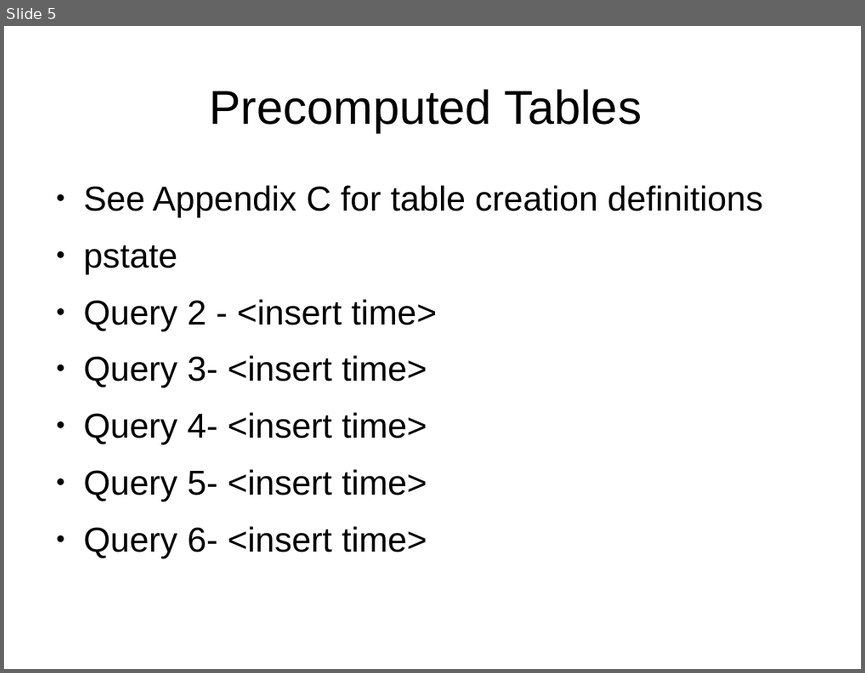
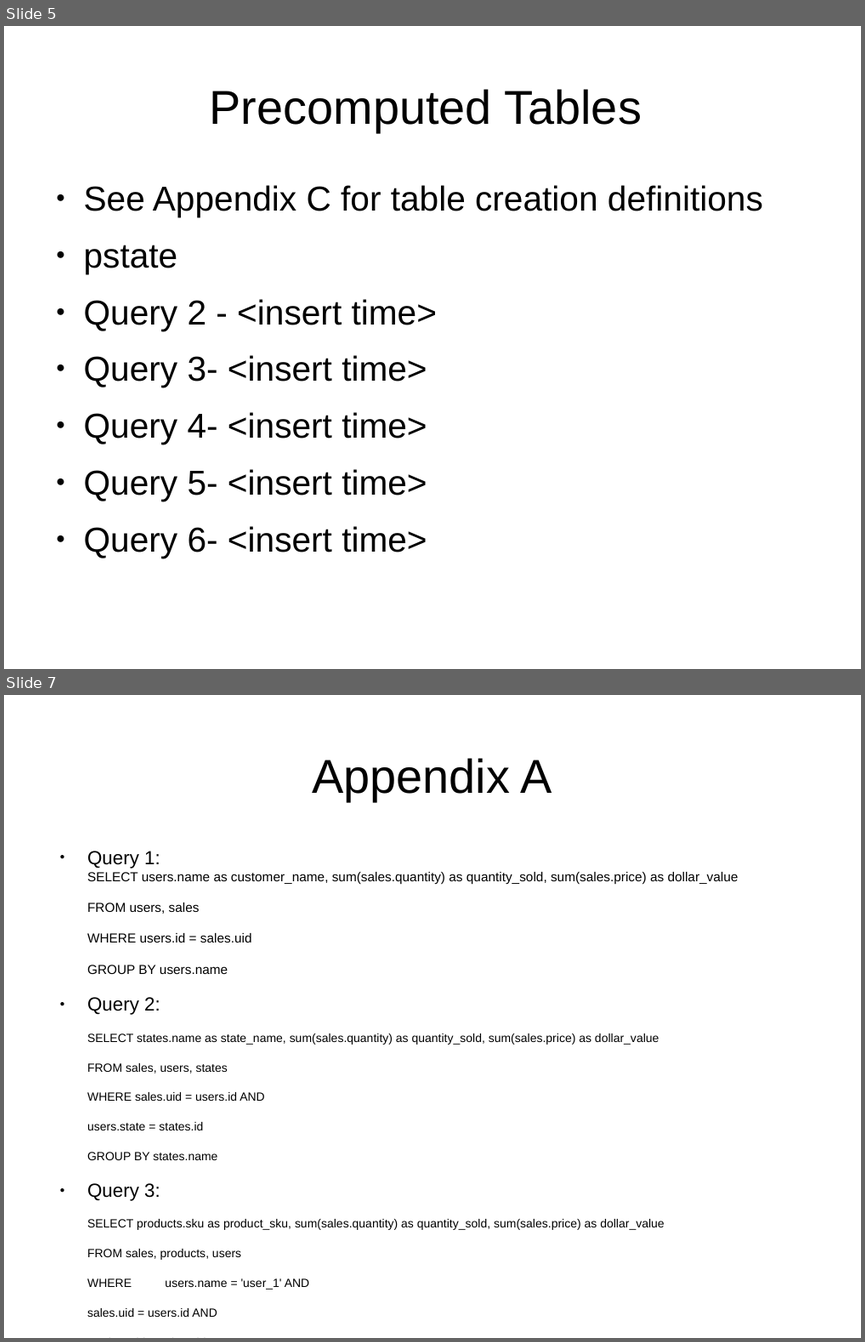
Before and after one commit to afcarl/dse201_final, a slide deck: dse201_final_report.odp. Shown one above the other, each under a label of ours: slide 5 before the commit, slides 5 and 7 after it; the slides between them are not shown. The pictures are 865x673 and 865x1342 pixels, drawn with LibreOffice and Linux fonts; fonts in the diff are those of the drawing. Boxes give left, top, right and bottom in pixels: in the first picture for what was removed or moved away, otherwise in the second. Text is boxed around its words. In the diff, an @@ line names an element or a change of style, - is before the commit and + after.

```diff
--- a/dse201_final_report.odp
+++ b/dse201_final_report.odp
@@ slide 7 added at [4,695,861,1338], background #FFFFFF @@
@@ title added at [312,758,552,801], 44 pt, text #000000 @@
+Appendix A
@@ text added at [87,851,738,1289], 11 pt, text #000000 @@
+● Query 1:
+  SELECT users.name as customer_name, sum(sales.quantity) as quantity_sold, sum(sales.price) as dollar_value
+FROM users, sales
+WHERE users.id = sales.uid
+GROUP BY users.name
+● Query 2:
+SELECT states.name as state_name, sum(sales.quantity) as quantity_sold, sum(sales.price) as dollar_value
+FROM sales, users, states
+WHERE sales.uid = users.id AND
+users.state = states.id
+GROUP BY states.name
+● Query 3:
+SELECT products.sku as product_sku, sum(sales.quantity) as quantity_sold, sum(sales.price) as dollar_value
+FROM sales, products, users
+WHERE users.name = 'user_1' AND
+sales.uid = users.id AND
+products.id = sales.pid
+GROUP BY products.sku
+ORDER BY dollar_value
```
Also in this commit, not shown: 2 slides changed, 6 other slides added, 3 slides removed, 2 other files.
